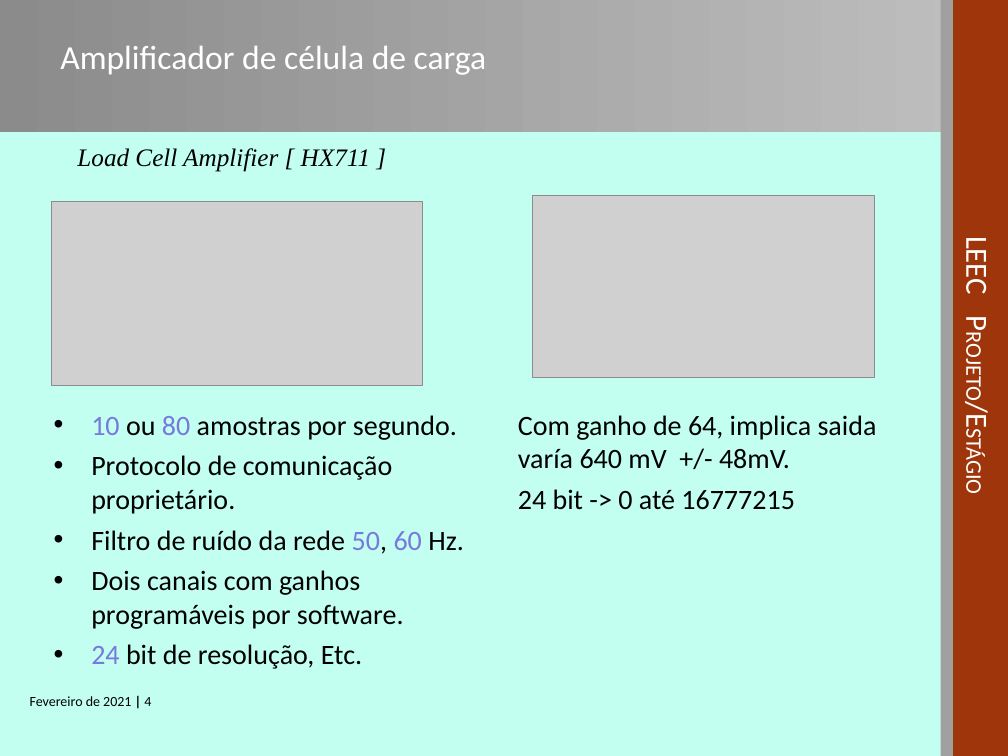
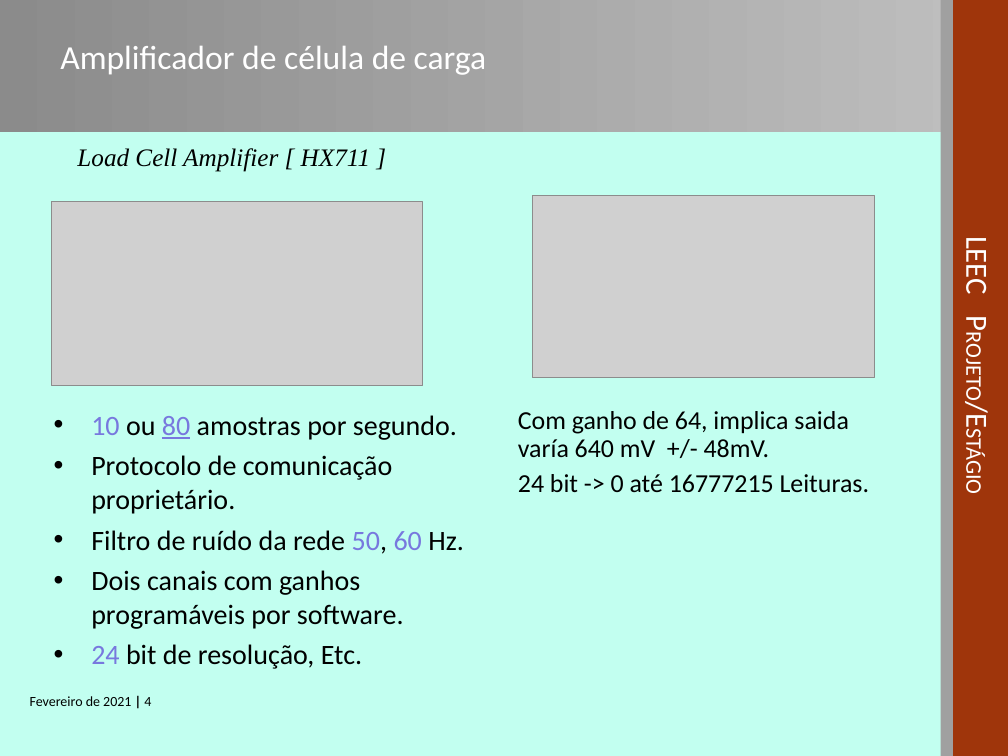
Before and after one commit to sergio1020881/PESTA2021, a slide deck: slide 4 of Zsend/PESTA-APRESENTACAO-1020881.ppt. Drawn at 1008x756 pixels with LibreOffice and Linux fonts; fonts in the diff are those of the drawing; grey boxes stand for pictures; background and template pictures are left out. Boxes give left, top, right and bottom in pixels: in the first picture for what was removed or moved away, otherwise in the second. Text is boxed around its words. In the diff, an @@ line names an element or a change of style, - is before the commit and + after.

Commit message:
presentation_4

```diff
--- a/Zsend/PESTA-APRESENTACAO-1020881.ppt
+++ b/Zsend/PESTA-APRESENTACAO-1020881.ppt
@@ text at (91, 415, 457, 440): underline on in "80" @@
@@ text at (518, 411, 848, 457): size 20 to 18.5 pt in "Com ganho de 64, implica saida varía ..."; line spacing 1 to 0.9 @@
@@ text at (518, 474, 869, 493): text changed; size 20 to 18.5 pt @@
-24 bit -> 0 até 16777215
+24 bit -> 0 até 16777215 Leituras.
```
Also in this commit, not shown: 3 other slides changed, 1 slide added, 4 other files.
